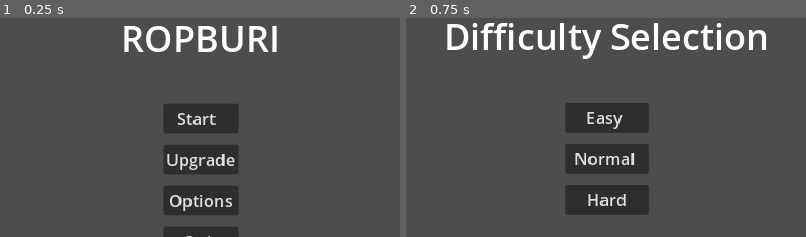
Above: before the commit, frames 1-2 (left to right).
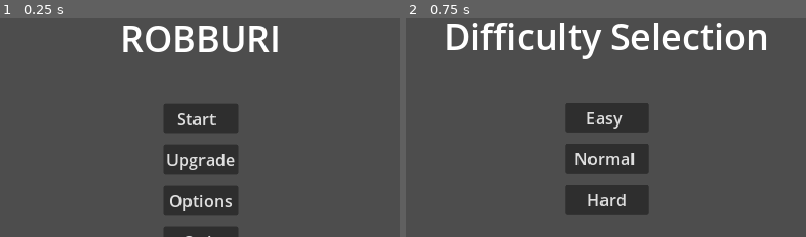
Above: after the commit, the same moments.

Repository: ArtMuchimuchi/FinalProject
Game: Godot game, scene res://user_interface/menu/main_menu/main_menu.tscn
Two runs of this game, one before a commit and one after it. Both use one fixed random seed, a clock stepped at 60 frames per second and the inputs below. The engine's default icon, where the game draws it, is replaced by a stand-in: a white triangle on a blue panel in a dark square. Sound files missing from this copy of the repository are replaced by a short silence.
Inputs:
- Up to frame 1 (0.25 s): no input
- Up to frame 2 (0.75 s): click "Start" at 0.5 s
The pictures show only the part of the screen within x 25-75%, y 12-62%; the shares and areas given below are measured in that part.

The runs differ from the first frame. In frame 1, 1.0% of the frame differs, in the area x 30-70%, y 3-16%; in frame 2, nothing differs.

Commit message:
export_game
- export game to .exe
- change game title

Diff:
--- a/user_interface/menu/main_menu/main_menu.tscn
+++ b/user_interface/menu/main_menu/main_menu.tscn
@@ -37,7 +37,7 @@
 [node name="TitleLabel" type="Label" parent="MarginContainer/GameTitle"]
 layout_mode = 2
 theme_override_font_sizes/font_size = 52
-text = "Ropburi"
+text = "Robburi"
 horizontal_alignment = 1
 vertical_alignment = 1
 uppercase = true
Not shown, added: RobBuri.exe
